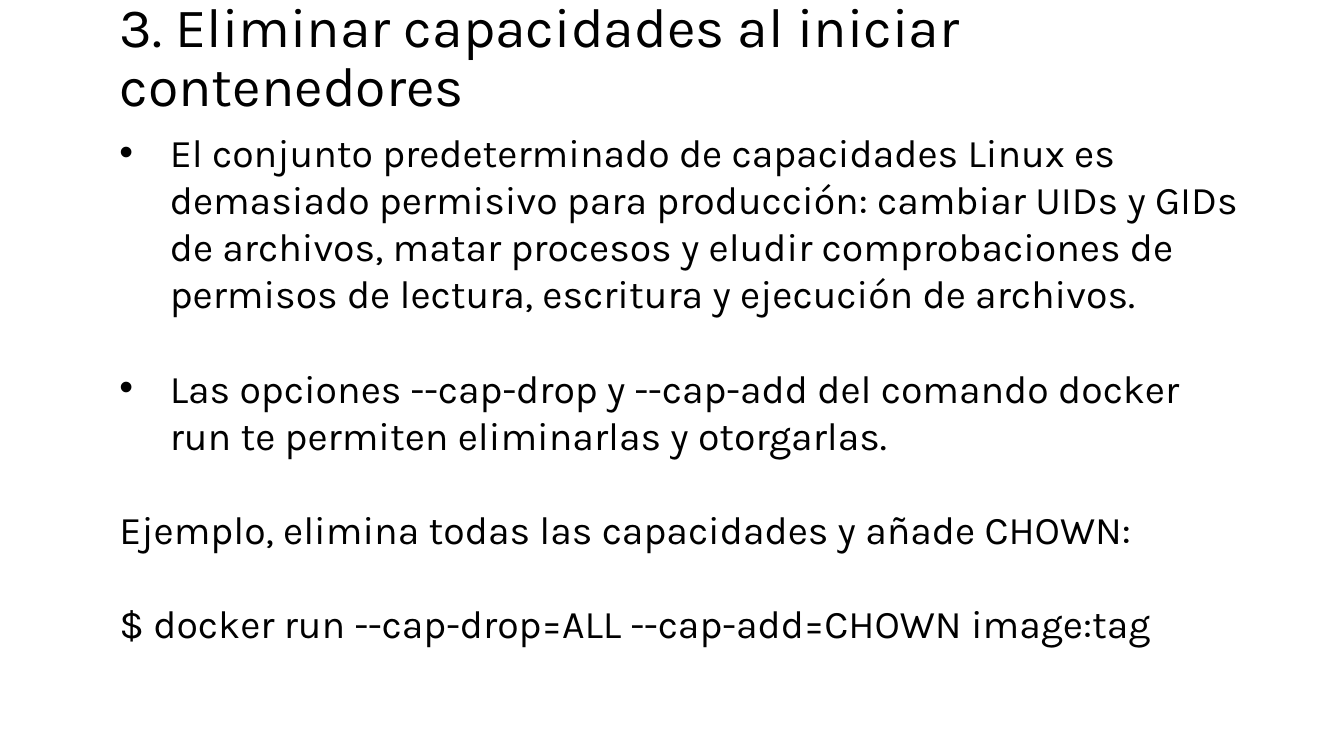
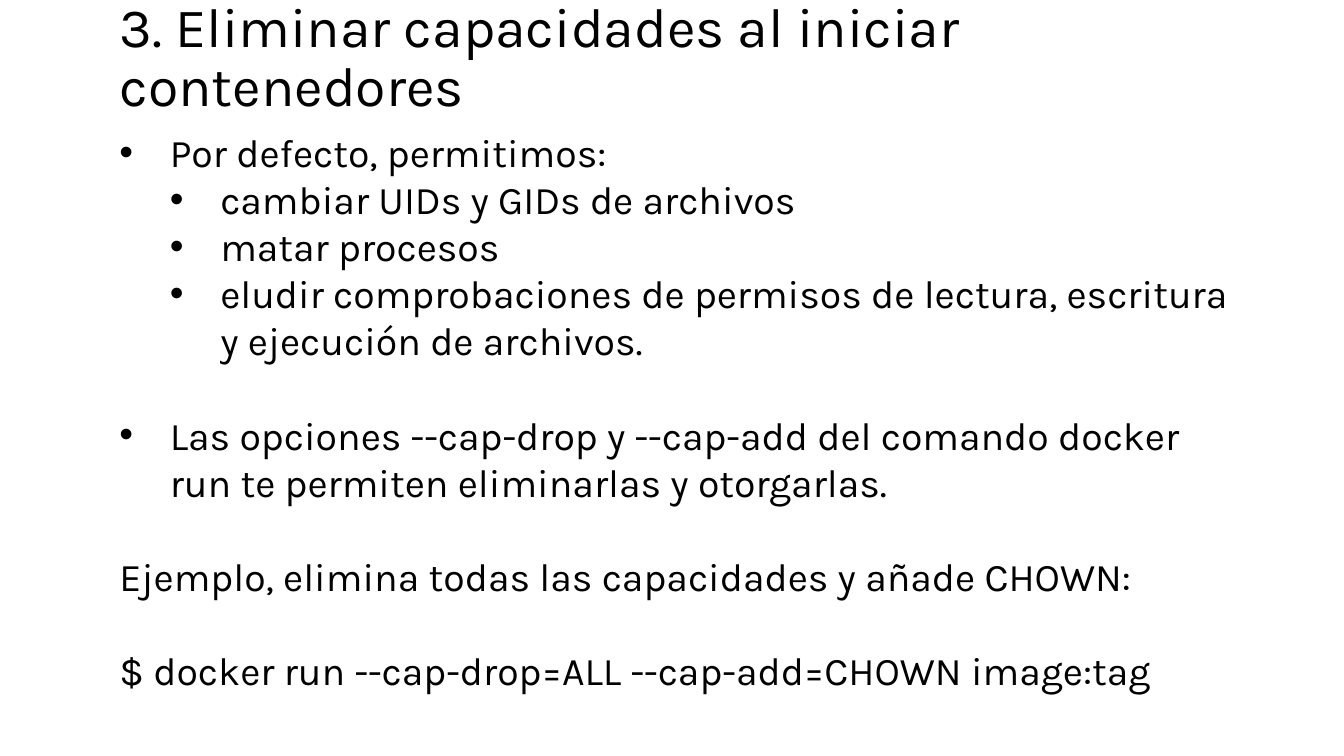
Before and after one commit to jpaniorte/docker25, a slide deck: slide 4 of ppt/6_container_security.pptx (slide 3 before the commit). Drawn at 1344x756 pixels with LibreOffice and Linux fonts; fonts in the diff are those of the drawing. Boxes give left, top, right and bottom in pixels: in the first picture for what was removed or moved away, otherwise in the second. Text is boxed around its words. In the diff, an @@ line names an element or a change of style, - is before the commit and + after.

```diff
--- a/ppt/6_container_security.pptx
+++ b/ppt/6_container_security.pptx
@@ text at [170, 140, 1228, 365]: text changed @@
-• El conjunto predeterminado de capacidades Linux es demasiado permisivo para producción: cambiar UIDs y GIDs de archivos, matar procesos y eludir comprobaciones de permisos de lectura, escritura y ejecución de archivos.
+• Por defecto, permitimos:
+  • cambiar UIDs y GIDs de archivos
+  • matar procesos
+  • eludir comprobaciones de permisos de lectura, escritura y ejecución de archivos.
```
Also in this commit, not shown: 6 other slides changed, 1 slide added, 3 other files.
